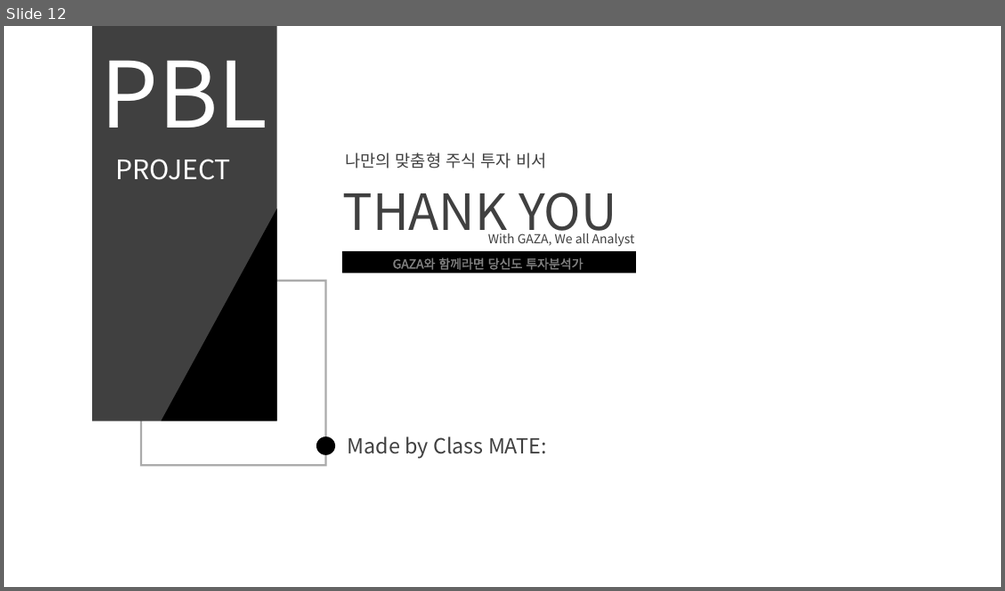
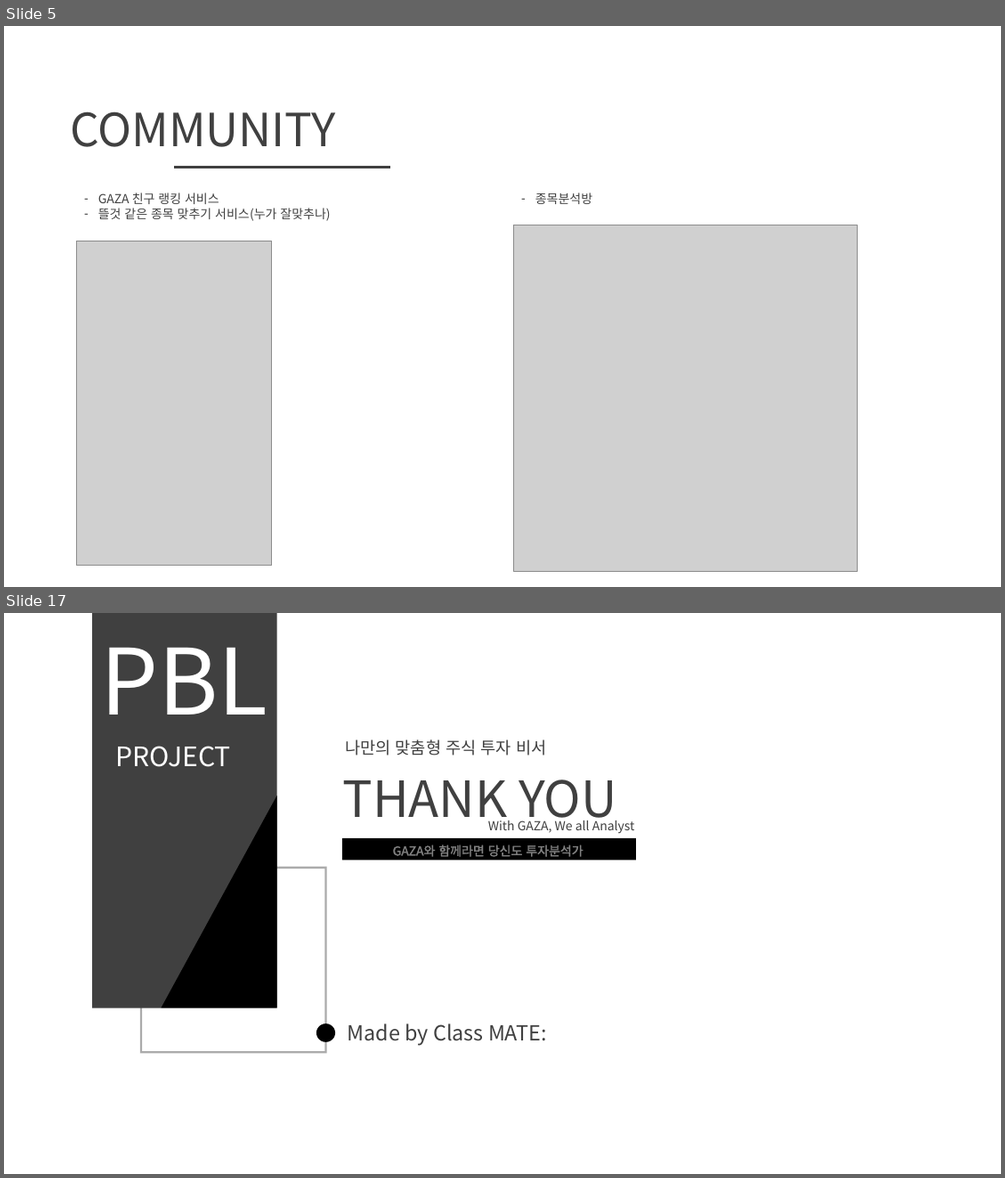
Before and after one commit to leo-kimm/project_N, a slide deck: 서비스 청사진.pptx. Shown one above the other, each under a label of ours: slide 12 before the commit, slides 5 and 17 after it; the slides between them are not shown. The pictures are 1005x591 and 1005x1178 pixels, drawn with LibreOffice and Linux fonts; fonts in the diff are those of the drawing; grey boxes stand for pictures; background and template pictures are left out. Boxes give left, top, right and bottom in pixels: in the first picture for what was removed or moved away, otherwise in the second. Text is boxed around its words. In the diff, an @@ line names an element or a change of style, - is before the commit and + after.

```diff
--- a/서비스 청사진.pptx
+++ b/서비스 청사진.pptx
@@ slide 5 added at [4,26,1001,587], background #FFFFFF @@
@@ text added at [70,111,336,147], 44 pt, text #404040 @@
+COMMUNITY
@@ line added from (175, 167) to (390, 167), #404040 2.5 pt @@
@@ text added at [98,192,330,221], 12 pt, text #404040 @@
+– GAZA 친구 랭킹 서비스
+– 뜰것 같은 종목 맞추기 서비스(누가 잘맞추나)
@@ text added at [535,192,592,204], 12 pt, text #404040 @@
+– 종목분석방
@@ picture added at [514,225,858,572] @@
@@ picture added at [77,240,271,565] @@
@@ what was slide 12 is now slide 17 @@
```
Also in this commit, not shown: 8 slides changed, 7 other slides added, 3 slides removed.
